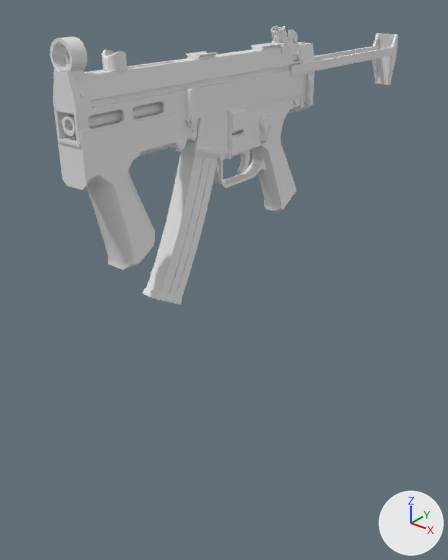
Renders of the FBX model models/weapons/hksmgii/hksmgii_w.fbx from each side of a commit.
Both versions are drawn from a camera (50 mm lens) standing at (0.699, -1.022, 0.31) and looking at (-0.034, -0.105, -0.258). Lighting does not change. The marker at lower right points along +X, +Y and +Z. Materials are left out; every surface is plain grey. Where no turn or scale is listed for an object, it has been applied to the vertices.

The scene before the commit, as lines of its bpy script (objects in view):
```python
me_mesh = bpy.data.meshes.new('Mesh')
me_mesh.from_pydata(...)  # 2470 vertices, 4333 faces; spans x -6.4..4.8, y -17.6..32.3, z -65.4..65.4
me_mesh.materials.append(mat_phong1)
me_mesh_002 = bpy.data.meshes.new('Mesh.002')
me_mesh_002.from_pydata(...)  # 388 vertices, 772 faces; spans x -2.7..2.7, y -22.5..22.5, z -12.3..12.3
me_mesh_002.materials.append(mat_magbullet)
me_mesh_003 = bpy.data.meshes.new('Mesh.003')
me_mesh_003.from_pydata(...)  # 90 vertices, 176 faces; spans x -0.0085..0.0085, y -0.0266..0.0266, z -0.0098..0.0098
me_mesh_003.materials.append(mat_magbullet)
ob_polysurface3 = bpy.data.objects.new('polySurface3', me_mesh_002)
ob_polysurface3.parent = ob_polysurface5
ob_polysurface3.location = (0.000503, -6.777, 34.93)
ob_polysurface4 = bpy.data.objects.new('polySurface4', me_mesh_003)
ob_polysurface4.location = (0.001, -0.2, 0.11)
ob_polysurface5 = bpy.data.objects.new('polySurface5', me_mesh)
ob_polysurface5.location = (0.0, 0.0, 0.0)
ob_polysurface5.rotation_euler = (1.571, 0.0, 0.0)  # degrees (90, 0, 0)
ob_polysurface5.scale = (0.0075, 0.0075, 0.0075)
```
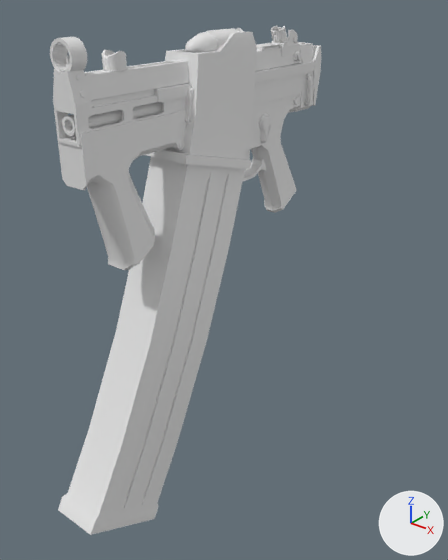
Where the newer file only moved an object's origin or applied its transform, the numbers keep the older frame.

Changed parts and their boxes [x1, y1, x2, y2] in the pictures (448 x 560 px; the box of a moved part takes in the faces that stretch with it):
'polySurface3', moved, turned, rescaled
    before: [143, 149, 220, 305]
    after: [58, 32, 257, 535]
'polySurface5', reshaped (22% narrower)
    before: [50, 25, 398, 270]
    after: [50, 25, 321, 270]
'polySurface4', mesh rescaled (not visible before)
    after: [185, 28, 244, 53]
part 2 of me_mesh, moved or reshaped
    before: [372, 33, 398, 85]
    after: [313, 45, 321, 106]
part 3 of me_mesh, moved or reshaped (not visible afterwards)
    before: [315, 46, 379, 60]
part 4 of me_mesh, moved or reshaped
    before: [289, 47, 393, 76]
    after: [155, 61, 315, 102]

What changed in the scene script:
```text
Change me_mesh_003:
    where me_mesh_003.from_pydata(...)  # 90 vertices, 176 faces; spans x -0.0085..0.0085, y -0.0266..0.0266, z -0.0098..0.0098
    used by ob_polysurface4; location = (0.001, -0.2, 0.11)
    me_mesh_003 part 5: the whole mesh is scaled about its middle by 2.54, then moved by (0.0012, 0.0246, 0.0996)
Change me_mesh:
    where me_mesh.from_pydata(...)  # 2470 vertices, 4333 faces; spans x -6.4..4.8, y -17.6..32.3, z -65.4..65.4
    used by ob_polysurface5; location = (0.0, 0.0, 0.0); rotation_euler = (1.571, 0.0, 0.0), in degrees (90, 0, 0); scale = (0.0075, 0.0075, 0.0075)
    me_mesh part 2: the loose piece of 48 vertices spanning x -3.5..3.5, y 9.7..25.4, z -65.4..-62.2 is moved by (0.0, 0.0, 47.7)
    me_mesh part 3: the loose piece of 32 vertices spanning x -3.5..-2.5, y 19.2..21.7, z -64.8..-3.5 is moved by (0.0, 0.0, 48.5)
    me_mesh part 4: the loose piece of 16 vertices spanning x 2.5..3.5, y 19.2..21.7, z -64.8..-3.5 is moved by (0.0, 0.0, 48.5)
Change me_mesh_002:
    where me_mesh_002.from_pydata(...)  # 388 vertices, 772 faces; spans x -2.7..2.7, y -22.5..22.5, z -12.3..12.3
    used by ob_polysurface3; parent = ob_polysurface5; location = (0.000503, -6.777, 34.93)
    me_mesh_002 part 1: the whole mesh is scaled about its middle by 0.75
Change ob_polysurface3:
    remove ob_polysurface3.parent = ob_polysurface5
    ob_polysurface3.location: (0.000503, -6.777, 34.93) -> (0.0, -0.333, -0.199)
    ob_polysurface3.rotation_euler: (0.0, 0.0, 0.0) -> (1.571, 0.0, 0.0)  # degrees (0, 0, 0) -> degrees (90, 0, 0)
    ob_polysurface3.scale: (1.0, 1.0, 1.0) -> (0.0254, 0.0254, 0.0254)
```
